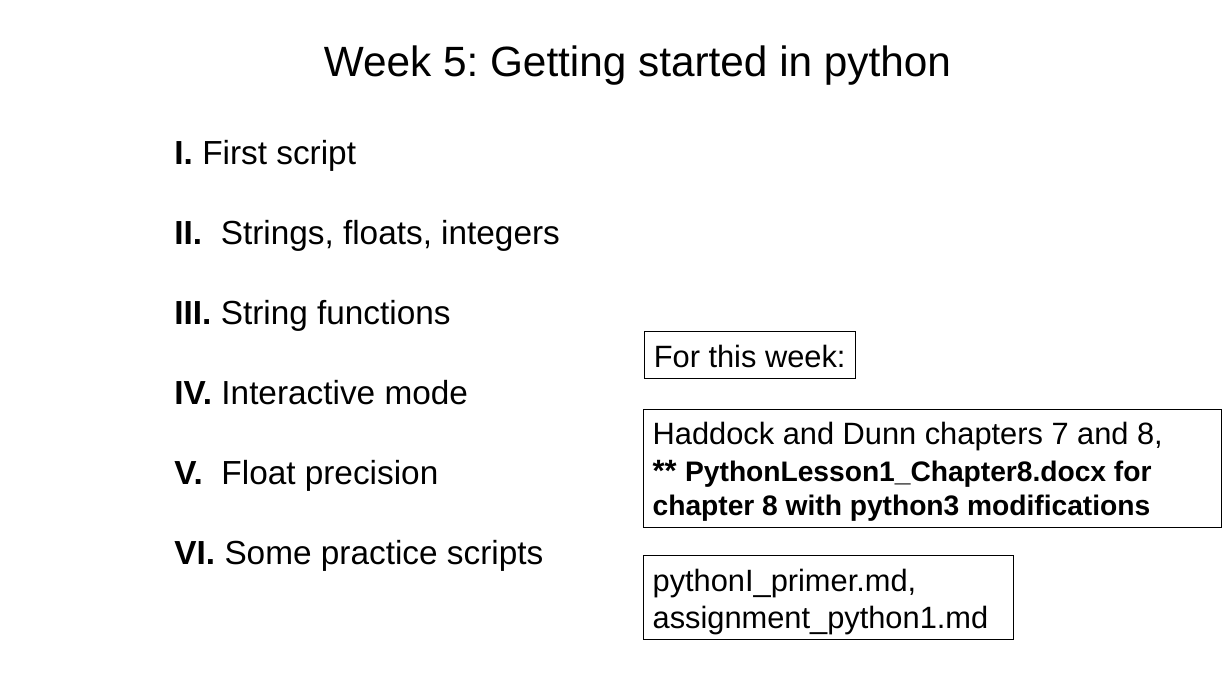
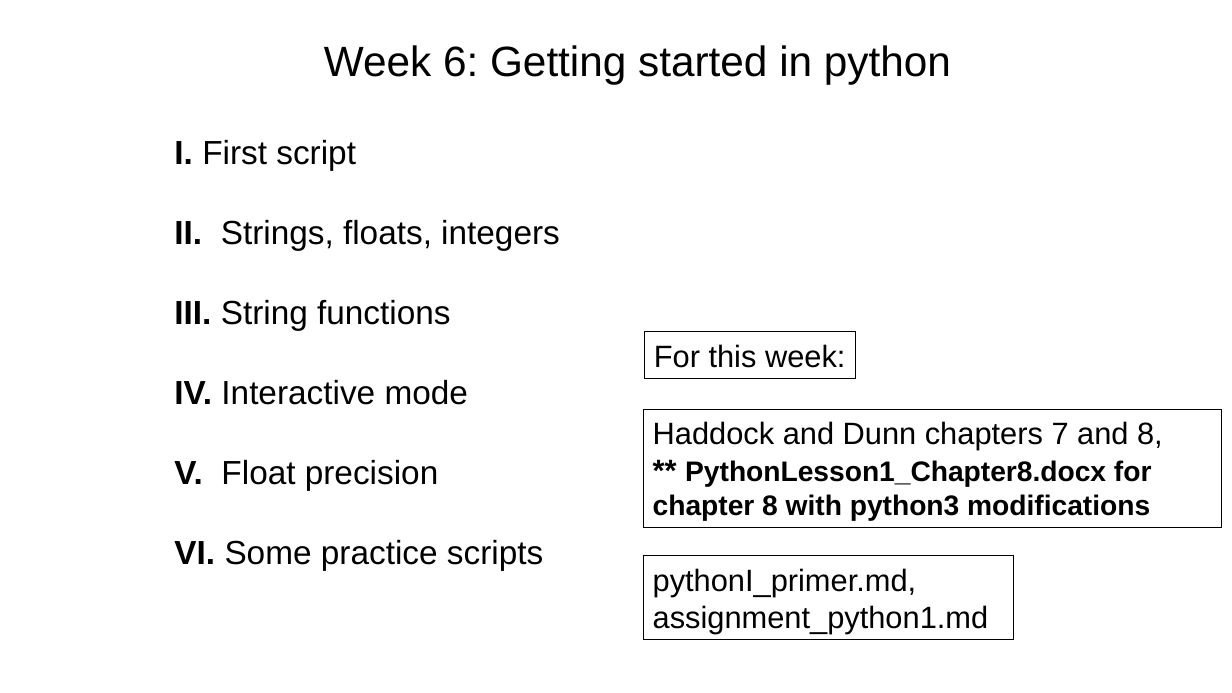
Before and after one commit to tparchman/F23_BIOL792, a slide deck: slide 1 of week6_pythonI/week6_python.pptx. Drawn at 1232x693 pixels with LibreOffice and Linux fonts; fonts in the diff are those of the drawing. Boxes give left, top, right and bottom in pixels: in the first picture for what was removed or moved away, otherwise in the second. Text is boxed around its words. In the diff, an @@ line names an element or a change of style, - is before the commit and + after.

```diff
--- a/week6_pythonI/week6_python.pptx
+++ b/week6_pythonI/week6_python.pptx
@@ text at box(324, 45, 951, 84): text changed @@
-Week 5: Getting started in python
+Week 6: Getting started in python
```
Also in this commit, not shown: 2 other slides changed, 2 slides added, 1 other file.
